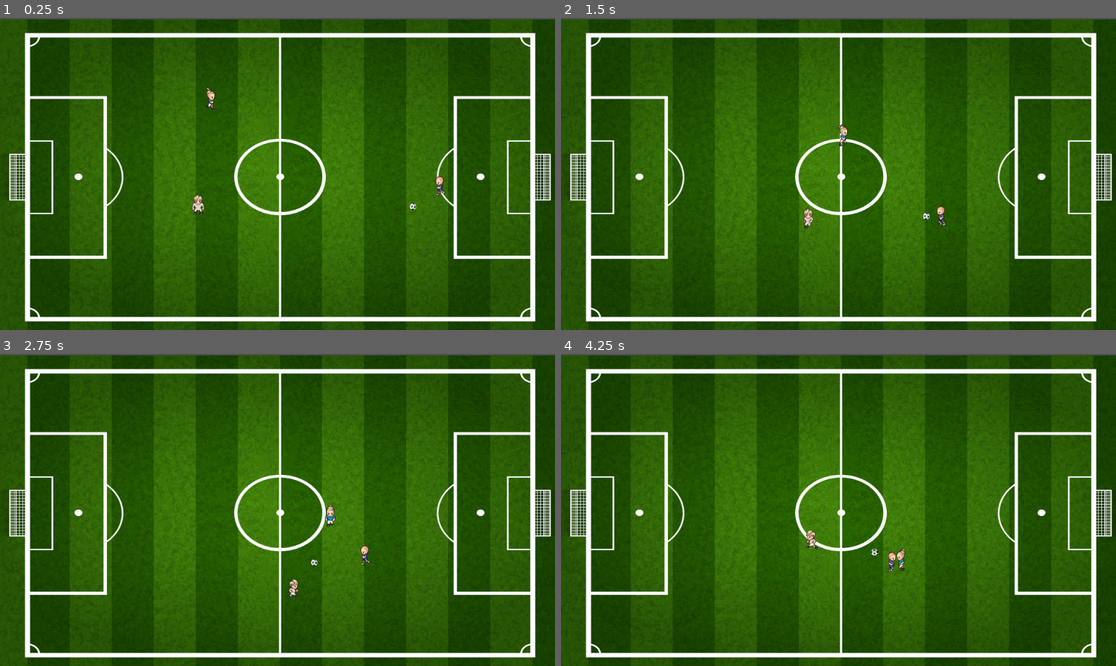
Above: before the commit, frames 1-4 (two rows, left to right).
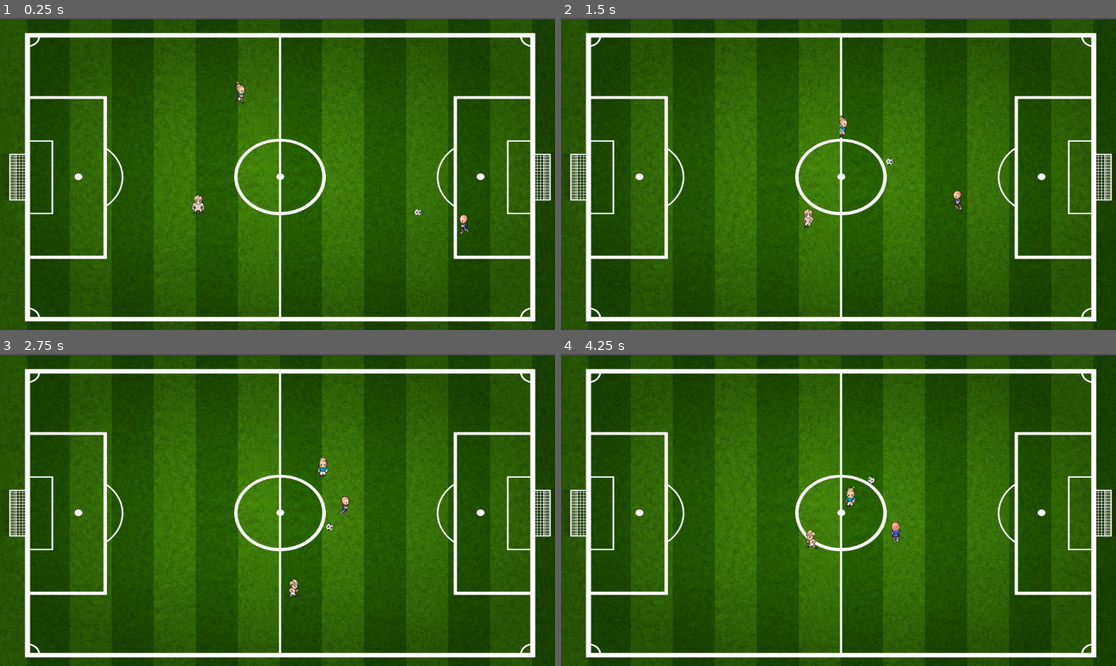
Above: after the commit, the same moments.

Repository: Leiazel/Mini-Football
Game: Godot game, scene res://mundo.tscn
Same seed, same stepped clock (60 frames per second), same inputs: the game is played once before the commit and once after it.
Inputs:
- Up to frame 1 (0.25 s): no input
- Up to frame 2 (1.5 s): hold Right (ui_right) 0.53-1.28 s; tap C (patear) at 0.6, 1.35 s; hold Down (ui_down) from 1.28 s (still down)
- Up to frame 3 (2.75 s): release Down (ui_down) at 2.03 s; hold Right (ui_right) from 2.03 s (still down); tap C (patear) at 2.1 s
- Up to frame 4 (4.25 s): release Right (ui_right) at 2.78 s; hold Up (ui_up) 2.78-3.53 s; tap C (patear) at 2.85, 3.6 s; hold Left (ui_left) from 3.53 s (still down)

The runs differ from the first frame. In frame 1, 0.3% of the frame differs, in the area x 37-85%, y 20-70%; in frame 2, 0.3%; in frame 3, 0.4%, in the area x 56-67%, y 32-68%; in frame 4, 0.4%.

Commit message:
mejoras del defensor

Diff:
--- a/Players/HaalandScript.gd
+++ b/Players/HaalandScript.gd
@@ -3,6 +3,7 @@
 @export var objetivo: CharacterBody2D
 @export var pelota: RigidBody2D
 @export var porteria_enemiga: Node2D
+@export var compañero: CharacterBody2D  # ← NUEVO: arrastrá a Gunnarsson acá en el Inspector
 @export var velocidad_normal = 160
 @export var distancia_control = 60.0
 @export var angulo_aceptable = 45.0
@@ -30,28 +31,38 @@
 	var dir_tiro    = (pos_arco - pos_pelota).normalized()
 	var punto_detras = pos_pelota - (dir_tiro * 70.0)
 	var hacia_pelota_norm = (pos_pelota - global_position).normalized()
-	var estoy_estorbando  = hacia_pelota_norm.dot(dir_tiro) < -0.2
+	var estoy_estorbando = hacia_pelota_norm.dot(dir_tiro) < -0.2
 
-	# 2. AVISAR AL SINGLETON si estoy libre para recibir un pase
+	# ← NUEVO: detección directa — ¿el compañero está más cerca de la pelota que yo?
+	var compañero_cerca = false
+	if compañero:
+		var dist_compañero = compañero.global_position.distance_to(pos_pelota)
+		# El compañero "tiene" la pelota si está significativamente más cerca que Haaland
+		compañero_cerca = dist_compañero < dist_pelota - 40.0 and dist_compañero < 120.0
+
+	# 2. AVISAR AL SINGLETON — siempre, independiente de compañero_cerca
+	# 2. AVISAR AL SINGLETON
 	EstadoEquipo.pos_delantero = global_position
-
-	# Está listo si no está rematando y no estorba la línea de pase
-	EstadoEquipo.delantero_listo_para_recibir = (
-		estado != Estado.REMATAR and
-		not estoy_estorbando
+	if compañero_cerca:
+		estoy_estorbando = false  # adelante de la pelota es donde debe estar
+	EstadoEquipo.delantero_listo_para_recibir = true if compañero_cerca else (
+		estado != Estado.REMATAR and not estoy_estorbando
 	)
 
-	# Si el compañero tiene la pelota, Haaland se queda esperando en posición
-	if EstadoEquipo.compañero_tiene_pelota:
-		# Se posiciona idealmente detrás de la línea de tiro/pase para recibir cómodo
-		var dir_objetivo = (punto_detras - global_position).normalized()
-		direccion = direccion.lerp(dir_objetivo, 0.08)
-		velocity = direccion * velocidad_normal * 0.4 # Un poco más lento para controlar el posicionamiento
+	# 3. Si el compañero tiene la pelota → desmarcarse hacia adelante
+	if compañero_cerca:
+		estoy_estorbando = false
+	# Punto intermedio: 40% del camino entre la pelota y el arco
+		var punto_intermedio = pos_pelota + (pos_arco - pos_pelota) * 0.4
+		var dir_objetivo = (punto_intermedio - global_position).normalized()
+		direccion = direccion.lerp(dir_objetivo, 0.10)
+		velocity = direccion * velocidad_normal * 0.8
 		move_and_slide()
 		if timer_anim_pateo <= 0.0:
 			actualizar_animaciones()
-		return  # Sale del proceso, congelando su lógica de ataque agresivo
-	# 3. TRANSICIONES DE ESTADO
+		return
+
+	# 4. TRANSICIONES DE ESTADO
 	match estado:
 		Estado.BUSCAR:
 			if dist_pelota < 400.0 and not estoy_estorbando:
@@ -65,7 +76,7 @@
 			if dist_pelota > 120.0:
 				estado = Estado.BUSCAR
 
-	# 4. DESTINO SEGÚN ESTADO
+	# 5. DESTINO SEGÚN ESTADO
 	var destino: Vector2
 	if dist_pelota > 400.0:
 		destino = pos_pelota
@@ -80,8 +91,7 @@
 			Estado.PREPARAR:  destino = punto_detras
 			Estado.REMATAR:   destino = pos_pelota
 
-	# 5. MOVIMIENTO
-
+	# 6. MOVIMIENTO
 	if estado == Estado.PREPARAR:
 		velocidad_actual = velocidad_normal * 0.7
 	elif estado == Estado.REMATAR:
@@ -91,7 +101,7 @@
 	direccion = direccion.lerp(dir_objetivo, 0.12)
 	velocity = direccion * velocidad_actual
 
-	# 6. PATEO
+	# 7. PATEO
 	var cerca_del_arco = pos_pelota.distance_to(pos_arco) < 500.0
 	move_and_slide()
 
@@ -102,10 +112,7 @@
 			break
 
 	if tocando_pelota and timer_pateo.is_stopped():
-	# ← Nueva condición: no actuar si es el compañero quien la tiene
-		if EstadoEquipo.compañero_tiene_pelota:
-			pass  # no hacer nada, esperar el pase
-		elif cerca_del_arco and puede_rematar:
+		if cerca_del_arco and puede_rematar:
 			pelota.apply_central_impulse(dir_tiro * 2200.0)
 			timer_pateo.start()
 			timer_anim_pateo = 0.4
--- a/Players/gunnarsson.gd
+++ b/Players/gunnarsson.gd
@@ -6,7 +6,7 @@
 @export var velocidad_normal = 155
 @export var radio_salida = 500.0
 
-var timer_anim_pateo := 0.0
+var timer_anim_pateo := 0.1
 var en_posicion := false  # evita el bucle de GUARDAR_POSICION
 
 enum Estado { GUARDAR_POSICION, CORTAR, DECIDIR }
@@ -103,11 +103,11 @@
 		if puede_pasar:
 			var dir_pase = (EstadoEquipo.pos_delantero - pos_pelota).normalized()
 			var dist_a_delantero = pos_pelota.distance_to(EstadoEquipo.pos_delantero)
-			var fuerza_pase = clamp(dist_a_delantero * 3.5, 600.0, 1400.0)
+			var fuerza_pase = clamp(dist_a_delantero * 6.5, 3300.0, 4400.0)
 			pelota.apply_central_impulse(dir_pase * fuerza_pase)
 			print("¡Pase realizado al delantero!") # Debug para tu consola
 		else:
-			var fuerza_despeje = 1400.0 if dist_arco_pelota < 150.0 else 800.0
+			var fuerza_despeje = 2400.0 if dist_arco_pelota < 500.0 else 800.0
 			pelota.apply_central_impulse(dir_despeje * fuerza_despeje)
 			print("Despeje efectuado")
 
@@ -123,7 +123,6 @@
 	if timer_anim_pateo <= 0.0:
 		actualizar_animaciones()
 
-func actualizar_animaciones():
 	if velocity.length() > 10:
 		if abs(direccion.x) > abs(direccion.y):
 			if direccion.x > 0:
--- a/mundo.tscn
+++ b/mundo.tscn
@@ -40,12 +40,13 @@
 offset_bottom = 721.0
 texture = ExtResource("1_fw4w5")
 
-[node name="Haaland" parent="." unique_id=875312009 node_paths=PackedStringArray("objetivo", "pelota", "porteria_enemiga") instance=ExtResource("3_fw4w5")]
-position = Vector2(521, 131)
+[node name="Haaland" parent="." unique_id=875312009 node_paths=PackedStringArray("objetivo", "pelota", "porteria_enemiga", "compañero") instance=ExtResource("3_fw4w5")]
+position = Vector2(596, 114)
 script = ExtResource("5_5ckkb")
 objetivo = NodePath("../Bergvall")
 pelota = NodePath("../Pelota")
 porteria_enemiga = NodePath("../Porteria_i/ZonaTiro")
+"compañero" = NodePath("../Gunnarsson")
 velocidad_normal = 160
 distancia_control = 60.0
 angulo_aceptable = 45.0
@@ -54,7 +55,7 @@
 position = Vector2(512, 399)
 
 [node name="Gunnarsson" parent="." unique_id=1960203508 node_paths=PackedStringArray("pelota", "porteria_propia", "jugador_humano") instance=ExtResource("8_t8jxu")]
-position = Vector2(1122, 335)
+position = Vector2(1186, 449)
 script = ExtResource("6_pfhxm")
 pelota = NodePath("../Pelota")
 porteria_propia = NodePath("../Porteria_d")
@@ -63,7 +64,7 @@
 radio_salida = 500.0
 
 [node name="Pelota" parent="." unique_id=1192754175 instance=ExtResource("5_aou4a")]
-position = Vector2(1037, 409)
+position = Vector2(1049, 423)
 mass = 2.0
 physics_material_override = SubResource("PhysicsMaterial_aou4a")
 continuous_cd = 1
Not shown, changed: Exports/web/Mini-Football.pck
